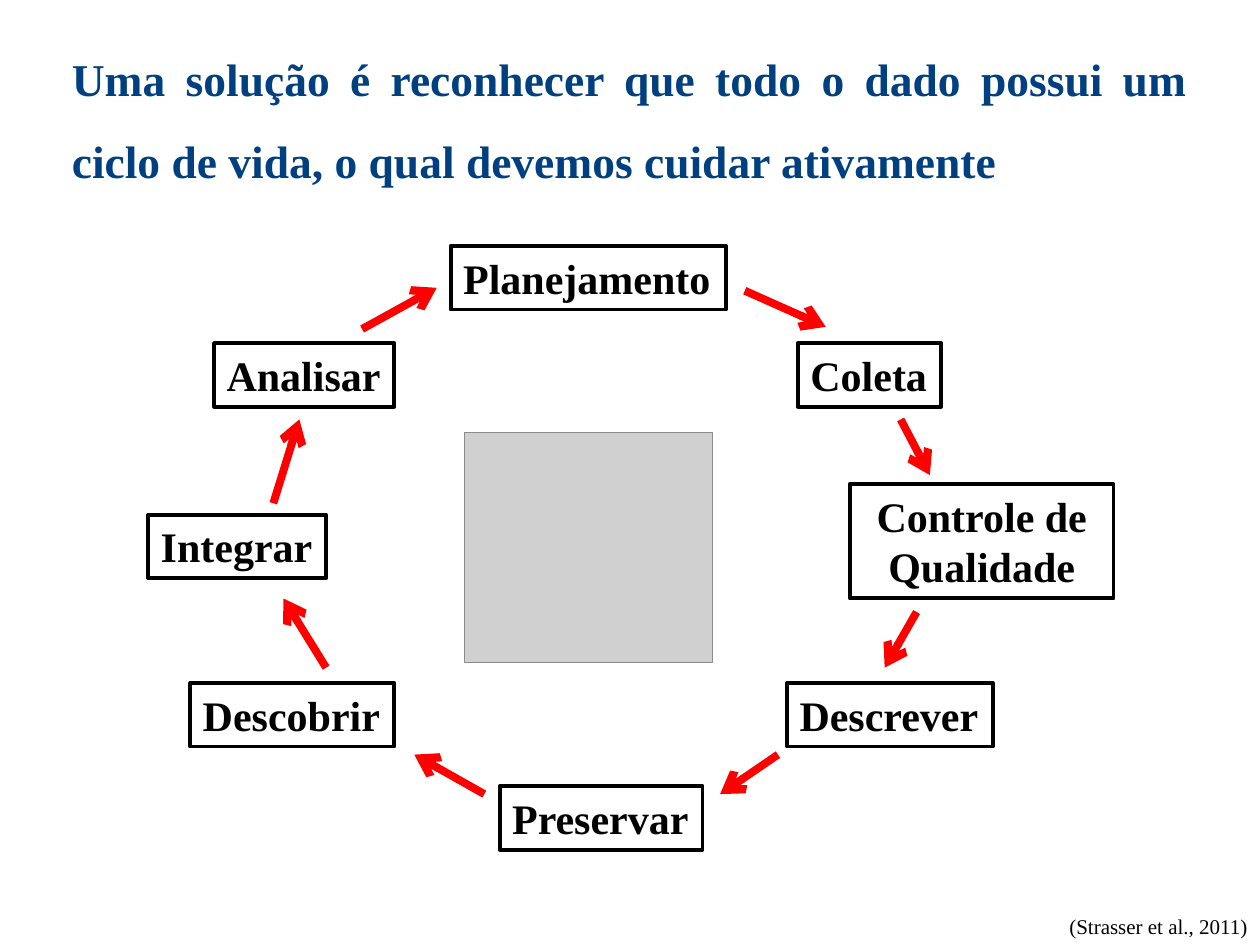
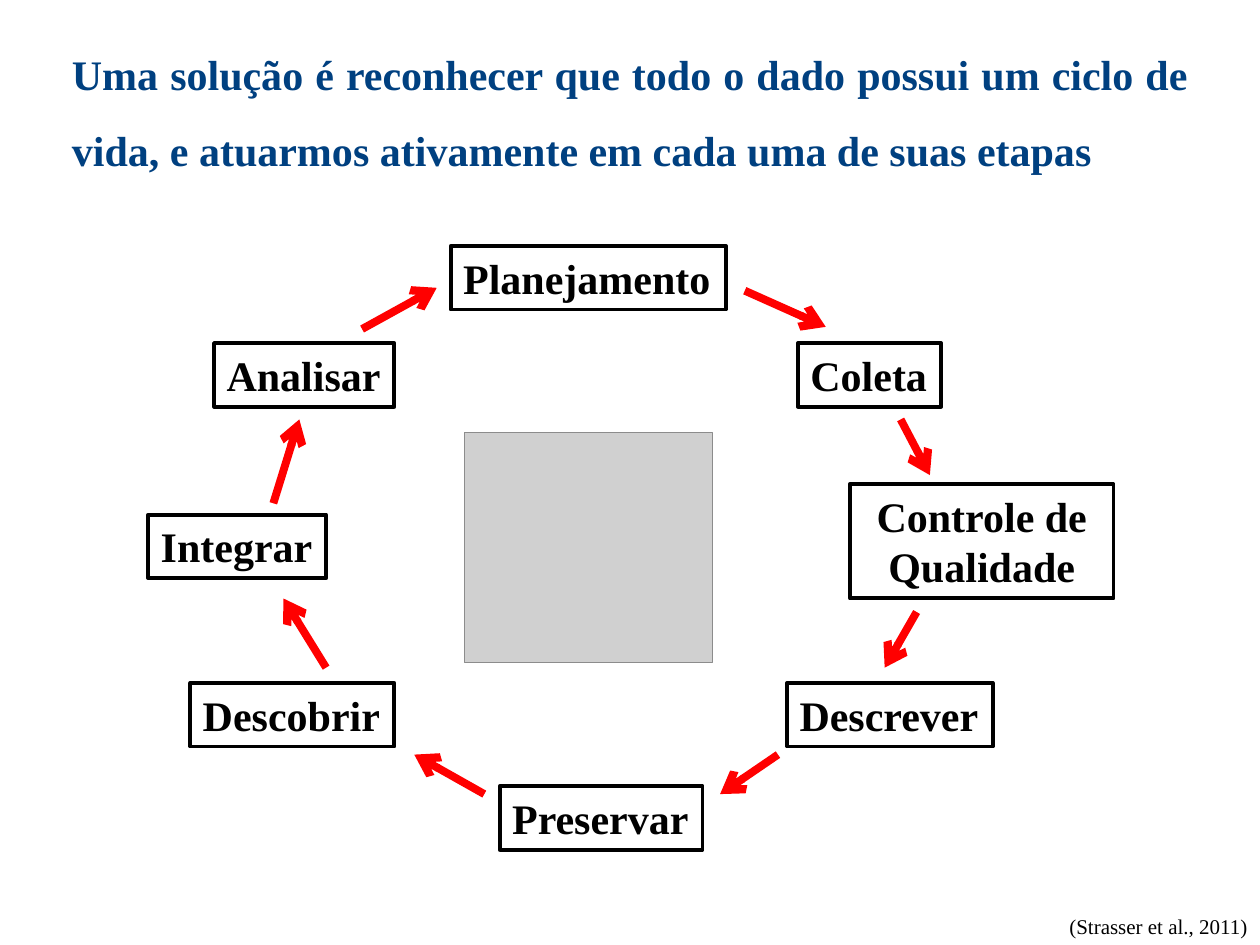
Before and after one commit to nacmarino/compartilhaR, a slide deck: slide 14 of 02 - intro/02 - a vida dos dados.pptx. Drawn at 1260x945 pixels with LibreOffice and Linux fonts; fonts in the diff are those of the drawing; grey boxes stand for pictures. Boxes give left, top, right and bottom in pixels: in the first picture for what was removed or moved away, otherwise in the second. Text is boxed around its words. In the diff, an @@ line names an element or a change of style, - is before the commit and + after.

```diff
--- a/02 - intro/02 - a vida dos dados.pptx
+++ b/02 - intro/02 - a vida dos dados.pptx
@@ text at box(72, 60, 1187, 175): text changed; size 26 to 24 pt @@
-Uma solução é reconhecer que todo o dado possui um ciclo de vida, o qual devemos cuidar ativamente
+Uma solução é reconhecer que todo o dado possui um ciclo de vida, e atuarmos ativamente em cada uma de suas etapas
```
Also in this commit, not shown: 9 other slides changed, 7 slides added, 8 slides removed, 15 other files.
